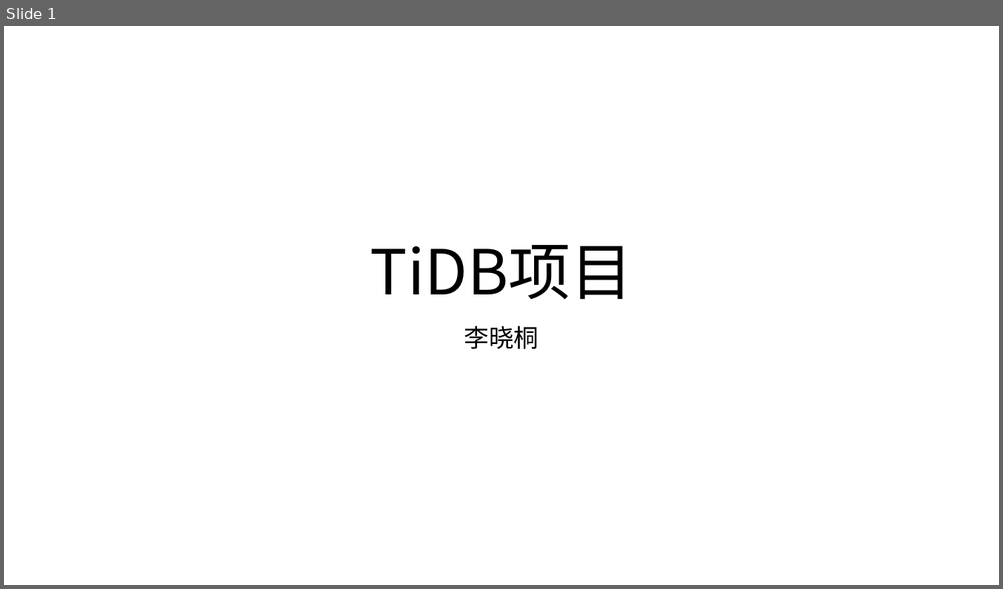
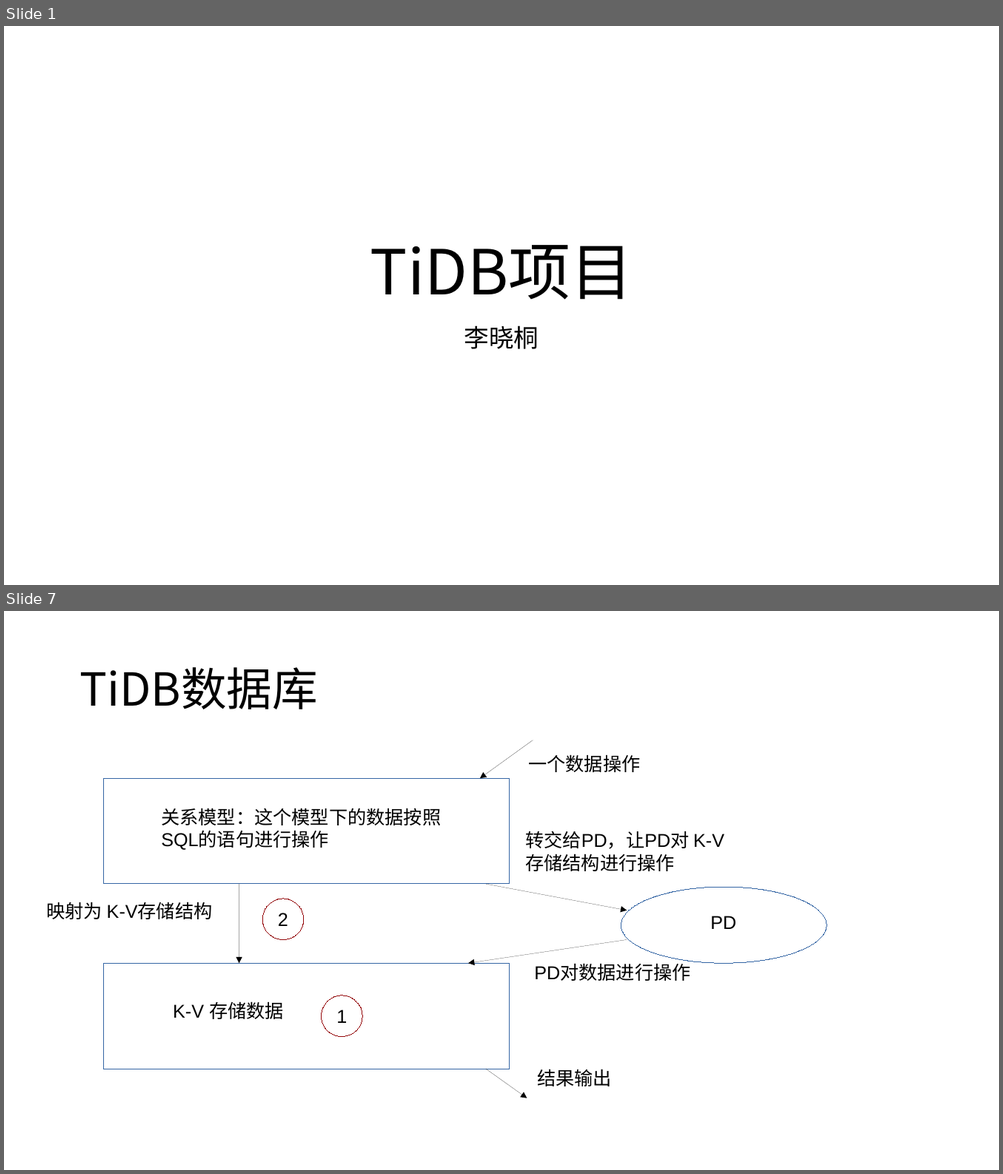
Before and after one commit to Doris404/Study-paper-channel, a slide deck: Chai' project/study material/notes/TiDB项目.pptx. Shown one above the other, each under a label of ours: slide 1 before the commit, slides 1 and 7 after it; the slides between them are not shown. The pictures are 1003x589 and 1003x1174 pixels, drawn with LibreOffice and Linux fonts; fonts in the diff are those of the drawing. Boxes give left, top, right and bottom in pixels: in the first picture for what was removed or moved away, otherwise in the second. Text is boxed around its words. In the diff, an @@ line names an element or a change of style, - is before the commit and + after.

```diff
--- a/Chai' project/study material/notes/TiDB项目.pptx
+++ b/Chai' project/study material/notes/TiDB项目.pptx
@@ slide 7 added at box(4, 611, 999, 1170), background #FFFFFF @@
@@ text added at box(79, 667, 318, 709), 44 pt, text #000000 @@
+TiDB数据库
@@ arrow added from (533, 740) to (480, 778), #000000 0.75 pt @@
@@ text added at box(528, 755, 640, 772), 18 pt, text #000000 @@
+一个数据操作
@@ rectangle added at box(104, 778, 509, 884), fill #FFFFFF, outline #3465A4 0.75 pt @@
@@ text added at box(161, 808, 441, 850), 18 pt, text #000000 @@
+关系模型：这个模型下的数据按照SQL的语句进行操作
@@ text added at box(525, 831, 724, 849), 18 pt, text #000000 @@
+转交给PD，让PD对 K-V存储结构进行操作
@@ arrow added from (239, 884) to (239, 963), #000000 0.75 pt @@
@@ ellipse added at box(262, 899, 303, 940), fill #FFFFFF, outline #94070A 0.75 pt, 18 pt, text #000000 @@
+2
@@ arrow added from (486, 884) to (627, 911), #000000 0.75 pt @@
@@ ellipse added at box(621, 887, 827, 963), fill #FFFFFF, outline #3465A4 0.75 pt @@
@@ text added at box(47, 903, 213, 920), 18 pt, text #000000 @@
+映射为 K-V存储结构
@@ text added at box(710, 916, 736, 929), 18 pt, text #000000 @@
+PD
@@ arrow added from (627, 940) to (468, 963), #000000 0.75 pt @@
@@ rectangle added at box(104, 963, 509, 1069), fill #FFFFFF, outline #3465A4 0.75 pt @@
@@ text added at box(534, 965, 690, 981), 18 pt, text #000000 @@
+PD对数据进行操作
@@ text added at box(173, 1002, 284, 1019), 18 pt, text #000000 @@
+K-V 存储数据
@@ ellipse added at box(321, 996, 362, 1037), fill #FFFFFF, outline #94070A 0.75 pt, 18 pt, text #000000 @@
+1
@@ arrow added from (486, 1069) to (527, 1099), #000000 0.75 pt @@
@@ text added at box(537, 1069, 612, 1087), 18 pt, text #000000 @@
+结果输出
```
Also in this commit, not shown: 2 slides changed, 6 other slides added, 1 slide removed, 2 other files.
